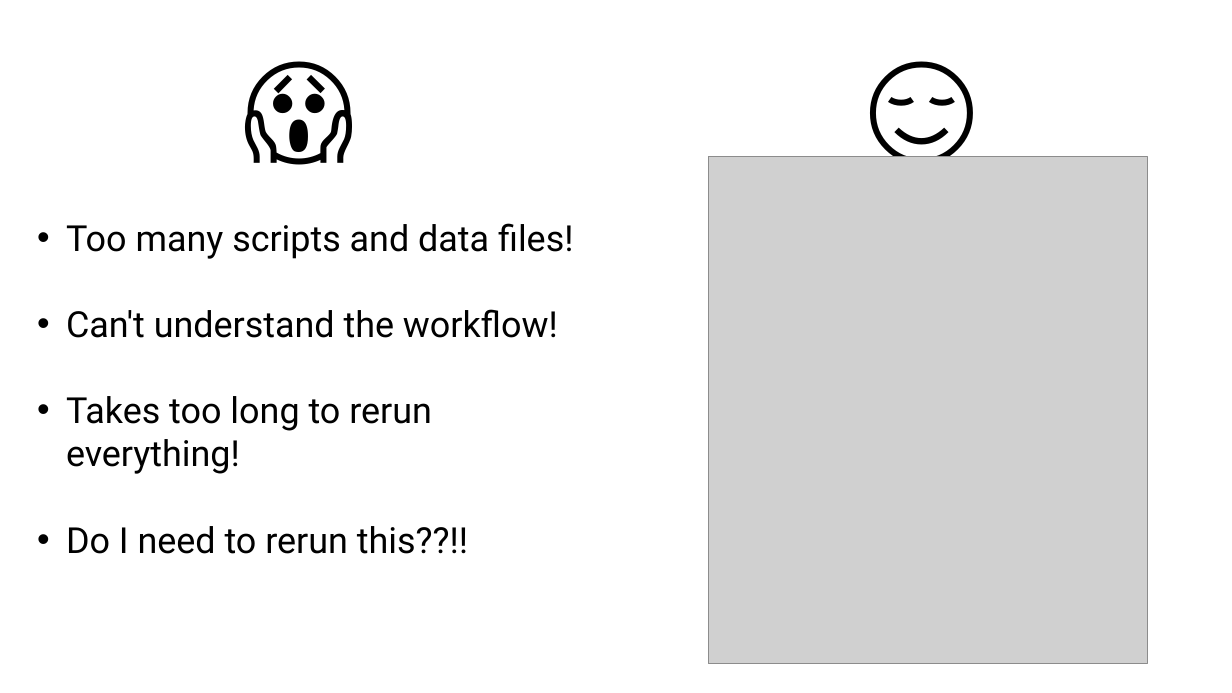
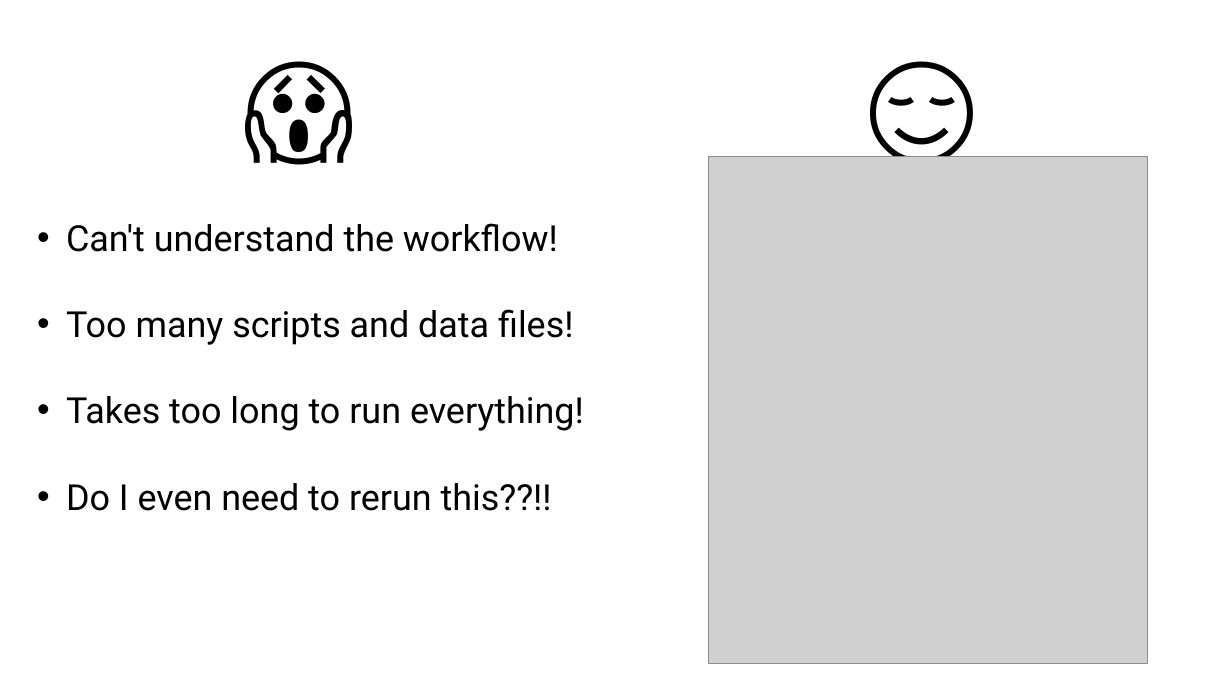
Before and after one commit to wlandau/LatinR2024, a slide deck: slide 4 of images/images.pptx. Drawn at 1232x693 pixels with LibreOffice and Linux fonts; fonts in the diff are those of the drawing; grey boxes stand for pictures. Boxes give left, top, right and bottom in pixels: in the first picture for what was removed or moved away, otherwise in the second. Text is boxed around its words. In the diff, an @@ line names an element or a change of style, - is before the commit and + after.

```diff
--- a/images/images.pptx
+++ b/images/images.pptx
@@ text at bbox=[66, 223, 558, 252]: paragraph added @@
+• Can't understand the workflow!
@@ text at bbox=[66, 396, 584, 511]: text changed @@
-• Can't understand the workflow!
-• Takes too long to rerun everything!
-• Do I need to rerun this??!!
+• Takes too long to run everything!
+• Do I even need to rerun this??!!
```
Also in this commit, not shown: 1 slide added, 1 other file.
